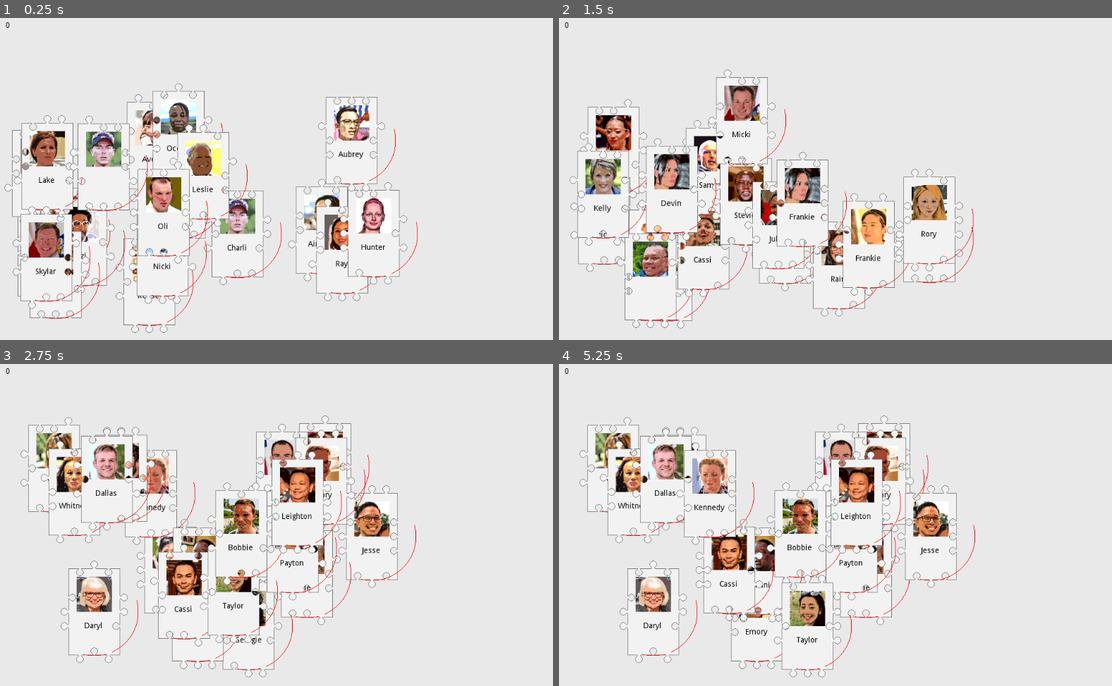
Above: before the commit, frames 1-4 (two rows, left to right).
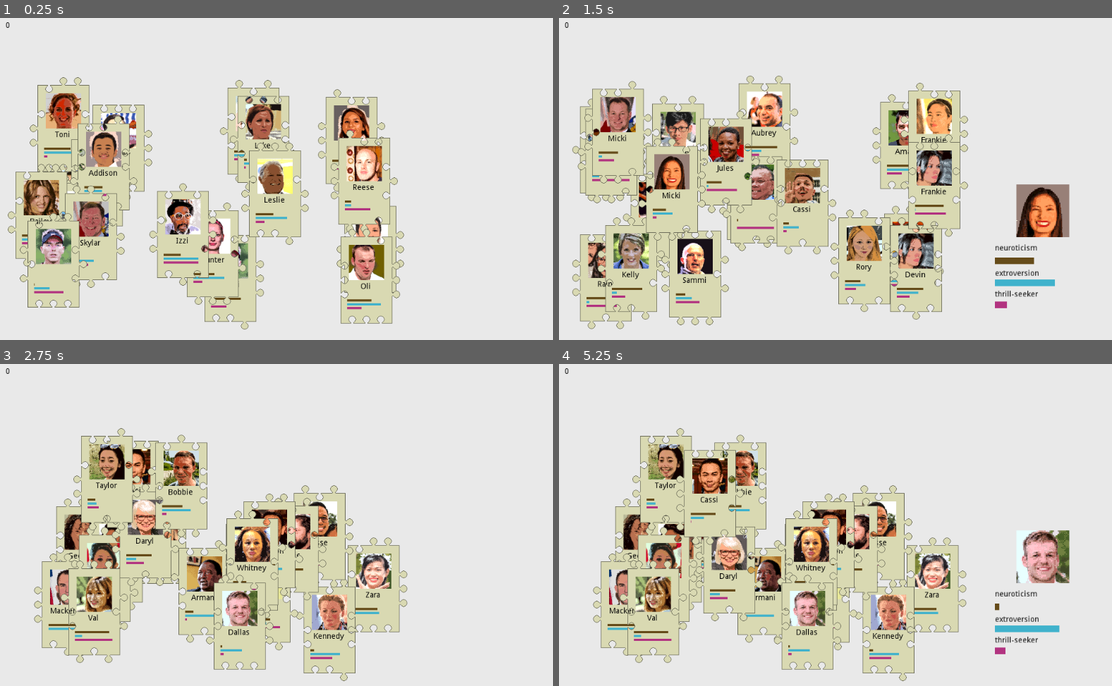
Above: after the commit, the same moments.

Repository: hwacha/GMTK-Match-Game
Game: Godot game, scene res://prefabs/Field.tscn
Two runs of this game, one before a commit and one after it. Both use one fixed random seed, a clock stepped at 60 frames per second and the inputs below.
Inputs (mouse positions are in pixels of both pictures, inside the frame that each line leads up to):
- Up to frame 1 (0.25 s): no input
- Up to frame 2 (1.5 s): tap Enter at 0.5 s; move the mouse to (1045, 175) at 0.52 s; hold Up (ui_up) 0.53-1.28 s; click (1045, 175) at 0.67 s; tap Space at 1.25 s; move the mouse to (669, 188) at 1.27 s; hold Down (ui_down) from 1.28 s (still down); click (669, 188) at 1.42 s
- Up to frame 3 (2.75 s): tap Enter at 2 s; move the mouse to (94, 611) at 2.02 s; release Down (ui_down) at 2.03 s; hold Up (ui_up) from 2.03 s (still down); click (94, 611) at 2.17 s
- Up to frame 4 (5.25 s): tap Space at 2.75, 4.25 s; move the mouse to (730, 570) at 2.77 s; click (730, 570) at 2.92 s; tap Enter at 3.5 s; move the mouse to (708, 492) at 3.52 s; release Up (ui_up) at 3.53 s; hold Down (ui_down) from 3.53 s (still down); click (708, 492) at 3.67 s; move the mouse to (929, 537) at 4.27 s; click (929, 537) at 4.42 s; move the mouse to (807, 624) at 5.02 s; click (807, 624) at 5.17 s

The runs differ from the first frame. In frame 1, 33% of the frame differs, in the area x 0-76%, y 18-98%; in frame 2, 38%, in the area x 1-93%, y 15-97%; in frame 3, 34%; in frame 4, 36%.

Commit message:
add selected card view

Diff:
--- a/prefabs/Card.tscn
+++ b/prefabs/Card.tscn
@@ -44,14 +44,14 @@
 "_edit_lock_": true
 }
 
-[node name="Node2D" type="Node2D" parent="."]
+[node name="Stats" type="Node2D" parent="."]
 script = ExtResource( 3 )
 
 [node name="Label" type="Label" parent="."]
 margin_left = -31.7307
-margin_top = 19.2033
+margin_top = 5.1181
 margin_right = 30.2693
-margin_bottom = 39.2033
+margin_bottom = 36.1181
 custom_colors/font_color = Color( 0, 0, 0, 1 )
 text = "
 "
--- a/prefabs/CardData.tscn
+++ b/prefabs/CardData.tscn
@@ -1,6 +1,6 @@
 [gd_scene load_steps=2 format=2]
 
-[ext_resource path="res://CardData.gd" type="Script" id=1]
+[ext_resource path="res://scripts/CardData.gd" type="Script" id=1]
 
 [node name="CardData" type="Node2D"]
 script = ExtResource( 1 )
--- a/prefabs/Field.tscn
+++ b/prefabs/Field.tscn
@@ -5,13 +5,13 @@
 [ext_resource path="res://scripts/Score.gd" type="Script" id=3]
 
 [sub_resource type="RectangleShape2D" id=1]
-extents = Vector2( 134.305, 300.592 )
+extents = Vector2( 134.305, 124.795 )
 
 [node name="Field" type="Node2D"]
 script = ExtResource( 2 )
 
 [node name="PairZone" type="Area2D" parent="."]
-position = Vector2( 889.612, 300.961 )
+position = Vector2( 889.612, 124.808 )
 __meta__ = {
 "_edit_group_": true
 }
@@ -40,7 +40,47 @@
 
 [node name="CardData" parent="." instance=ExtResource( 1 )]
 
-[node name="View" type="Node2D" parent="."]
-position = Vector2( 1, 0 )
+[node name="CardView" type="Node2D" parent="."]
+position = Vector2( 887.111, 428.385 )
+
+[node name="Sprite" type="Sprite" parent="CardView"]
+position = Vector2( 0, -63.3778 )
+scale = Vector2( 1.5, 1.5 )
+
+[node name="Attribute1" type="Label" parent="CardView"]
+visible = false
+modulate = Color( 0, 0, 0, 1 )
+margin_left = -86.9665
+margin_top = -2.3718
+margin_right = -27.9665
+margin_bottom = 11.6282
+text = "neuroticism"
+__meta__ = {
+"_edit_use_anchors_": false
+}
+
+[node name="Attribute2" type="Label" parent="CardView"]
+visible = false
+modulate = Color( 0, 0, 0, 1 )
+margin_left = -86.9665
+margin_top = 44.2738
+margin_right = -27.9665
+margin_bottom = 58.2738
+text = "extroversion"
+__meta__ = {
+"_edit_use_anchors_": false
+}
+
+[node name="Attribute3" type="Label" parent="CardView"]
+visible = false
+modulate = Color( 0, 0, 0, 1 )
+margin_left = -86.9665
+margin_top = 82.2227
+margin_right = -27.9665
+margin_bottom = 96.2227
+text = "thrill-seeker"
+__meta__ = {
+"_edit_use_anchors_": false
+}
 
 [connection signal="input_event" from="PairZone" to="PairZone" method="_on_PairZone_input_event"]
--- a/scripts/Card.gd
+++ b/scripts/Card.gd
@@ -6,6 +6,8 @@
 	'up': [0, 0, 0],
 	'down': [0, 0, 0],
 }
+
+var attributes = [0.0, 0.0, 0.0]
 
 var offsets = {
 	'left': {
@@ -91,7 +93,7 @@
 				self.interjambs.add_child(jamb)
 
 var colors = [
-	Color(0.95, 0.95, 0.95, 1),
+	Color(0.85, 0.85, 0.7, 1),
 ]
 
 func _process(delta):
@@ -137,7 +139,7 @@
 
 			if event.is_pressed():
 				if z_index == local_max_z:
-					field.selected_card = self
+					field.set_selected_card(self)
 					z_index = field.max_z + 2
 
 
@@ -151,7 +153,7 @@
 						complete_pair()
 					if pair_state == 'unpaired' and target_pair['card'] != null and target_pair['card'].pair_state == 'unpaired':
 						attempt_pair_with_target()
-					field.selected_card = null
+					field.set_selected_card(null)
 		if event.button_index == BUTTON_RIGHT:
 			if event.is_pressed() and pair_state == 'pair_container':
 				unpair()
@@ -293,7 +295,7 @@
 		child.visible = false
 
 func complete_pair():
-	field.selected_card = null
+	field.set_selected_card(null)
 	self.queue_free()
 	var total = 0
 	for jamb in get_node("Child1").stats[pair_direction]:
@@ -323,7 +325,7 @@
 		child.z_index = z_index
 	field.remove_child(self)
 	queue_free()
-	field.selected_card = null
+	field.set_selected_card(null)
 
 func start_wriggle():
 	#return
--- a/scripts/Field.gd
+++ b/scripts/Field.gd
@@ -1,9 +1,10 @@
-extends Node
+extends Node2D
 
 export var max_z = 0
 
 var selected_card = null
 #onready var card_manager = get_node("CardManager")
+onready var _card_view = get_node("CardView")
 # Called when the node enters the scene tree for the first time.
 func _ready():
 	var card_prefab = load("res://prefabs/Card.tscn")
@@ -27,6 +28,9 @@
 					coin_flip = -1
 				card.stats[dir][i] = coin_flip
 
+		for i in range(len(card.attributes)):
+			card.attributes[i] = rng.randf_range(0.0, 5.0)
+
 		var x = rng.randi_range(75, 700)
 		var y = rng.randi_range(200, 500)
 		card.set_position(Vector2(x, y))
@@ -35,6 +39,31 @@
 
 	max_z = 2 * num_cards
 
+func _draw():
+	if selected_card:
+		var size_1 = selected_card.attributes[0]
+		var size_2 = selected_card.attributes[1]
+		var size_3 = selected_card.attributes[2]
+
+		draw_rect(Rect2(Vector2(800, 450), Vector2(42 * size_1, 12)), Color(0.4, 0.3, 0.1, 1.0))
+		draw_rect(Rect2(Vector2(800, 490), Vector2(42 * size_2, 12)), Color(0.25, 0.7, 0.8, 1.0))
+		draw_rect(Rect2(Vector2(800, 530), Vector2(42 * size_3, 12)), Color(0.7, 0.2, 0.5, 1.0))
+
+func set_selected_card(card):
+	selected_card = card
+	if card:
+		_card_view.get_node("Attribute1").visible = true
+		_card_view.get_node("Attribute2").visible = true
+		_card_view.get_node("Attribute3").visible = true
+		_card_view.get_node("Sprite").set_texture(card.get_node("Face").get_texture())
+		update()
+	else:
+		_card_view.get_node("Attribute1").visible = false
+		_card_view.get_node("Attribute2").visible = false
+		_card_view.get_node("Attribute3").visible = false
+		_card_view.get_node("Sprite").set_texture(null)
+		update()
+
 func _process(delta):
 	if Input.is_action_just_pressed("ui_up"):
 		get_tree().change_scene("res://prefabs/Field.tscn")
--- a/scripts/Visual.gd
+++ b/scripts/Visual.gd
@@ -11,24 +11,18 @@
 	pass # Replace with function body.
 
 func _draw():
-	var center = Vector2(0, 0)
-	var radius = 80
-	var angle_from = 75
-	var angle_to = 195
-	var color = Color(1.0, 0.0, 0.0)
-	draw_circle_arc(center, radius, angle_from, angle_to, color)
+	var rng = RandomNumberGenerator.new()
+	rng.randomize()
+
+	var size_1 = get_parent().attributes[0]
+	var size_2 = get_parent().attributes[1]
+	var size_3 = get_parent().attributes[2]
+	draw_rect(Rect2(Vector2(-35, 35), Vector2(14 * size_1, 4)), Color(0.4, 0.3, 0.1, 1.0))
+	draw_rect(Rect2(Vector2(-35, 42), Vector2(14 * size_2, 4)), Color(0.25, 0.7, 0.8, 1.0))
+	draw_rect(Rect2(Vector2(-35, 49), Vector2(14 * size_3, 4)), Color(0.7, 0.2, 0.5, 1.0))
+#	draw_line(Vector2(-36, 35), Vector2(-36, 53), Color(0.0, 0.0, 0.0, 1.0), 2.0)
 
 # Called every frame. 'delta' is the elapsed time since the previous frame.
 func _process(delta):
-	update()
-
-func draw_circle_arc(center, radius, angle_from, angle_to, color):
-	var nb_points = 32
-	var points_arc = PoolVector2Array()
-
-	for i in range(nb_points + 1):
-		var angle_point = deg2rad(angle_from + i * (angle_to-angle_from) / nb_points - 90)
-		points_arc.push_back(center + Vector2(cos(angle_point), sin(angle_point)) * radius)
-
-	for index_point in range(nb_points):
-		draw_line(points_arc[index_point], points_arc[index_point + 1], color)
+	pass
+#	update()
